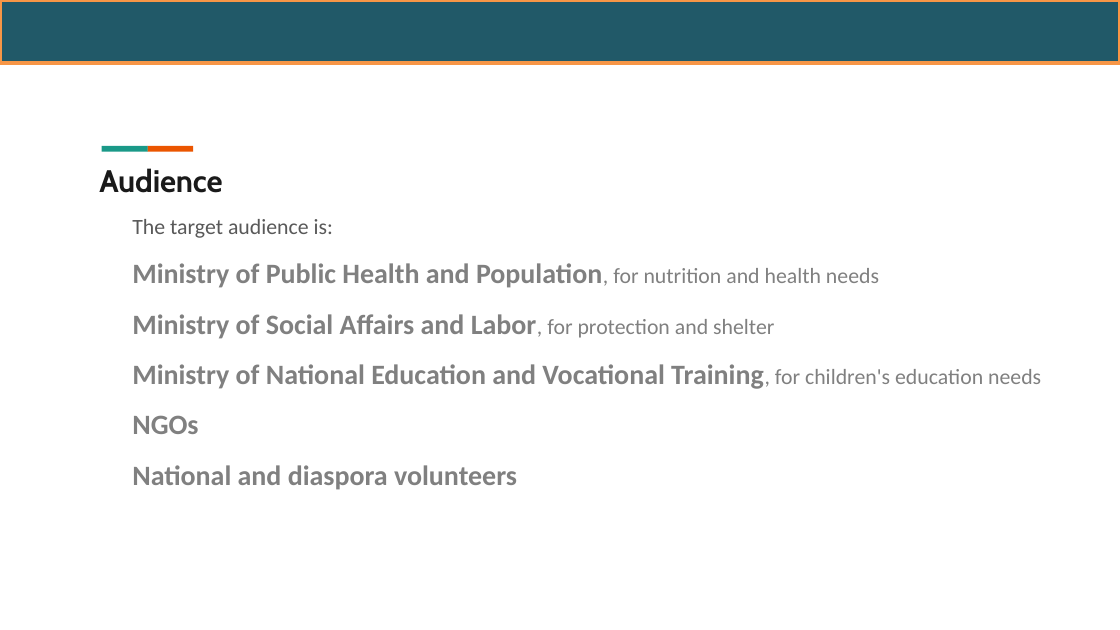
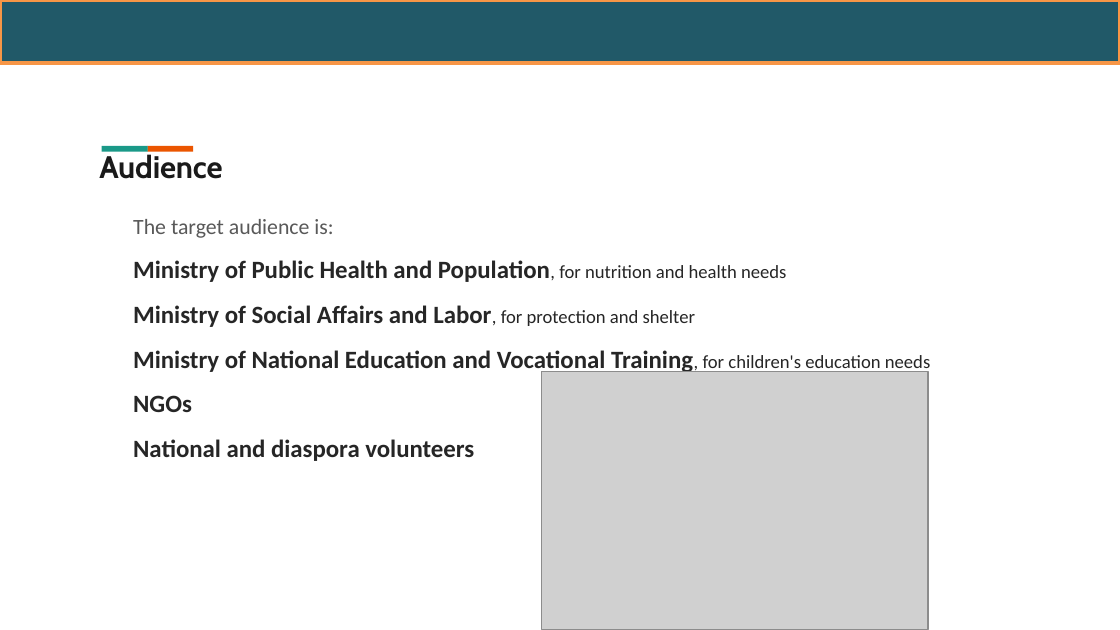
Before and after one commit to Thermoris1212/Ayiti-Analytics-Capstone-project, a slide deck: slide 6 of présentationCapstone.pptx. Drawn at 1120x630 pixels with LibreOffice and Linux fonts; fonts in the diff are those of the drawing; grey boxes stand for pictures; background and template pictures are left out. Boxes give left, top, right and bottom in pixels: in the first picture for what was removed or moved away, otherwise in the second. Text is boxed around its words. In the diff, an @@ line names an element or a change of style, - is before the commit and + after.

```diff
--- a/présentationCapstone.pptx
+++ b/présentationCapstone.pptx
@@ text "Audience": place and size @@
-text "Audience" at box(99, 168, 222, 193)
+text "Audience" at box(99, 151, 222, 179)
@@ text at box(133, 260, 930, 461): size 18 to 16 pt in "Ministry of Public Health and Population,", "Ministry of Social Affairs and Labor,", "Ministry of National Education and Vocational Training,", "NGOs" and 1 more places; size 14 to 12 pt in "Population, for nutrition and health needs", "Labor, for protection and shelter", "Training, for children's education needs"; text colour #808080 to #262626 @@
@@ picture added at box(541, 372, 927, 629) @@
```
Also in this commit, not shown: 9 other slides changed, 8 slides added, 2 slides removed, 2 other files.
